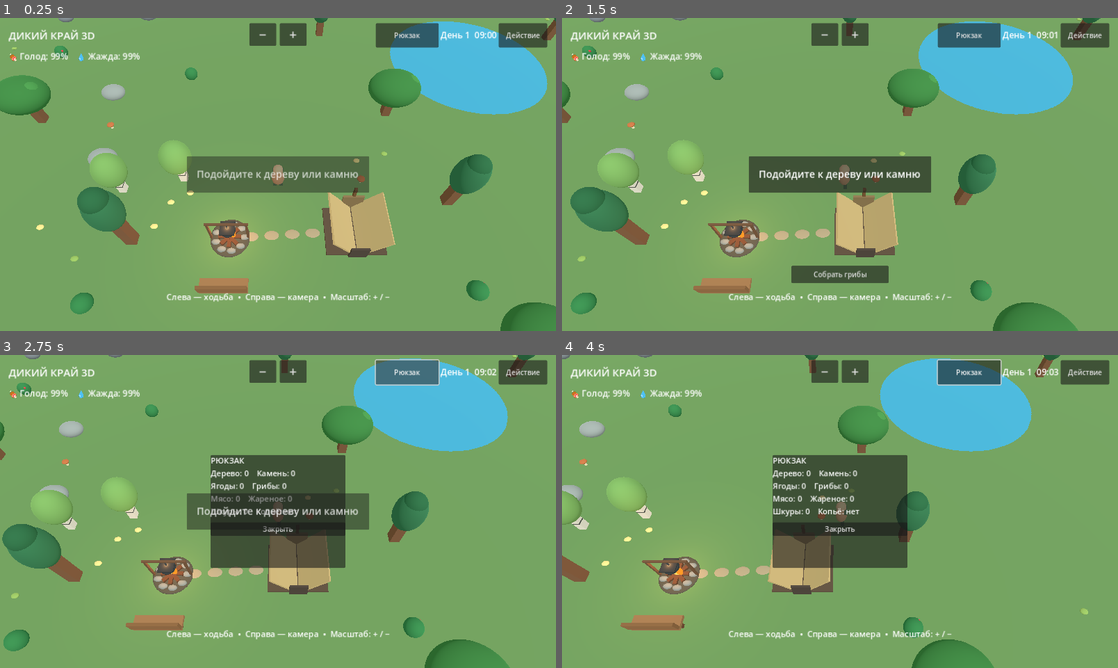
Above: before the commit, frames 1-4 (two rows, left to right).
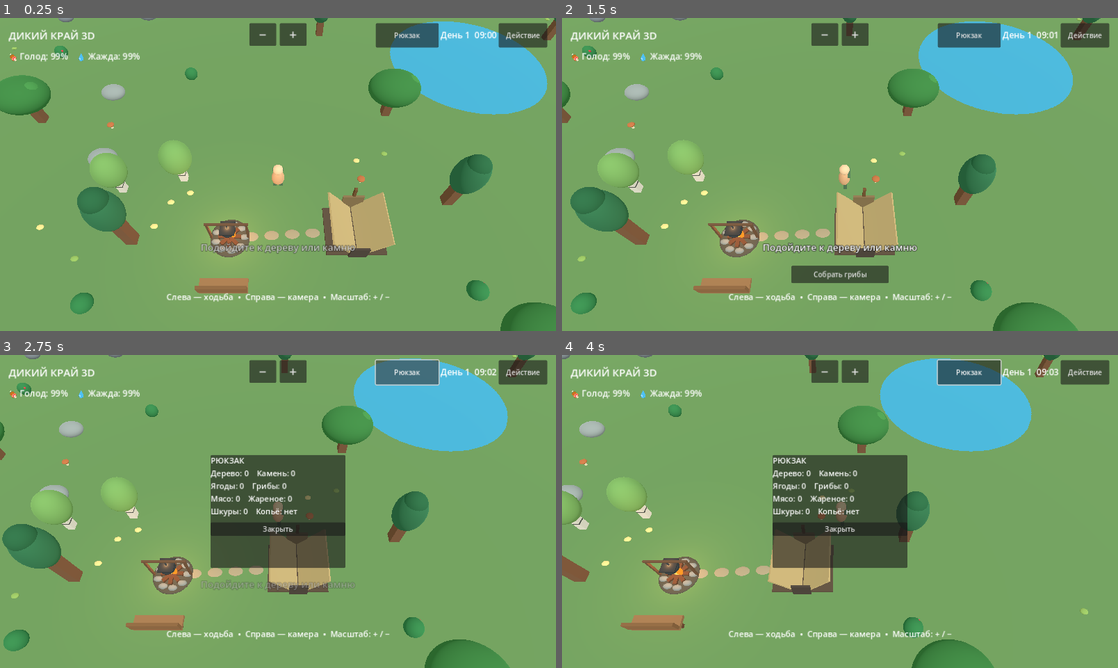
Above: after the commit, the same moments.

Repository: hjz2tz7cgv-ctrl/DikiyKrayGodot
Game: Godot game, scene res://scenes/main.tscn
Same seed, same stepped clock (60 frames per second), same inputs: the game is played once before the commit and once after it.
Inputs (mouse positions are in pixels of both pictures, inside the frame that each line leads up to):
- Up to frame 1 (0.25 s): no input
- Up to frame 2 (1.5 s): move the mouse to (962, 158) at 0.52 s; hold Right (ui_right) 0.53-1.25 s; click (962, 158) at 0.67 s; drag from (728, 190) to (812, 237) at 1.27 s
- Up to frame 3 (2.75 s): click "Рюкзак" at 2 s
- Up to frame 4 (4 s): move the mouse to (895, 442) at 2.77 s; hold Right (ui_right) 2.78-3.5 s; drag from (812, 574) to (673, 464) at 3.52 s

The runs differ from the first frame. In frame 1, 4.2% of the frame differs, in the area x 33-67%, y 44-76%; in frame 2, 4.3%; in frame 3, 3.3%; in frame 4, nothing differs.

Commit message:
Add files via upload

Diff:
--- a/scripts/main.gd
+++ b/scripts/main.gd
@@ -493,7 +493,7 @@
     info_label.add_theme_font_size_override("font_size", 24)
     info_label.size_flags_horizontal = Control.SIZE_EXPAND_FILL
     top.add_child(info_label)
-    # Центральная подсказка поверх мира. Не перехватывает касания джойстика.
+    # Прозрачная подсказка над нижней кнопкой взаимодействия.
     var hint_layer := CanvasLayer.new()
     hint_layer.layer = 25
     add_child(hint_layer)
@@ -502,11 +502,12 @@
     hint_root.mouse_filter = Control.MOUSE_FILTER_IGNORE
     hint_layer.add_child(hint_root)
     hint_panel = PanelContainer.new()
-    hint_panel.set_anchors_preset(Control.PRESET_CENTER)
-    hint_panel.offset_left = -210.0
-    hint_panel.offset_right = 210.0
-    hint_panel.offset_top = -42.0
-    hint_panel.offset_bottom = 42.0
+    hint_panel.set_anchors_preset(Control.PRESET_CENTER_BOTTOM)
+    hint_panel.offset_left = -220.0
+    hint_panel.offset_right = 220.0
+    hint_panel.offset_top = -222.0
+    hint_panel.offset_bottom = -162.0
+    hint_panel.add_theme_stylebox_override("panel", StyleBoxEmpty.new())
     hint_panel.mouse_filter = Control.MOUSE_FILTER_IGNORE
     hint_panel.modulate.a = 0.0
     hint_panel.visible = false
@@ -515,7 +516,10 @@
     hint_label.horizontal_alignment = HORIZONTAL_ALIGNMENT_CENTER
     hint_label.vertical_alignment = VERTICAL_ALIGNMENT_CENTER
     hint_label.autowrap_mode = TextServer.AUTOWRAP_WORD_SMART
-    hint_label.add_theme_font_size_override("font_size", 23)
+    hint_label.add_theme_font_size_override("font_size", 22)
+    hint_label.add_theme_color_override("font_color", Color(1, 1, 1, 1))
+    hint_label.add_theme_color_override("font_outline_color", Color(0, 0, 0, 0.85))
+    hint_label.add_theme_constant_override("outline_size", 4)
     hint_label.mouse_filter = Control.MOUSE_FILTER_IGNORE
     hint_panel.add_child(hint_label)
     bag_button = Button.new()
@@ -767,8 +771,8 @@
     hint_panel.modulate.a = 0.0
     hint_tween = create_tween()
     hint_tween.tween_property(hint_panel, "modulate:a", 1.0, 0.35)
-    hint_tween.tween_interval(2.3)
-    hint_tween.tween_property(hint_panel, "modulate:a", 0.0, 0.45)
+    hint_tween.tween_interval(2.0)
+    hint_tween.tween_property(hint_panel, "modulate:a", 0.0, 0.65)
     hint_tween.tween_callback(func() -> void: hint_panel.visible = false)
 
 func _update_ui() -> void:
